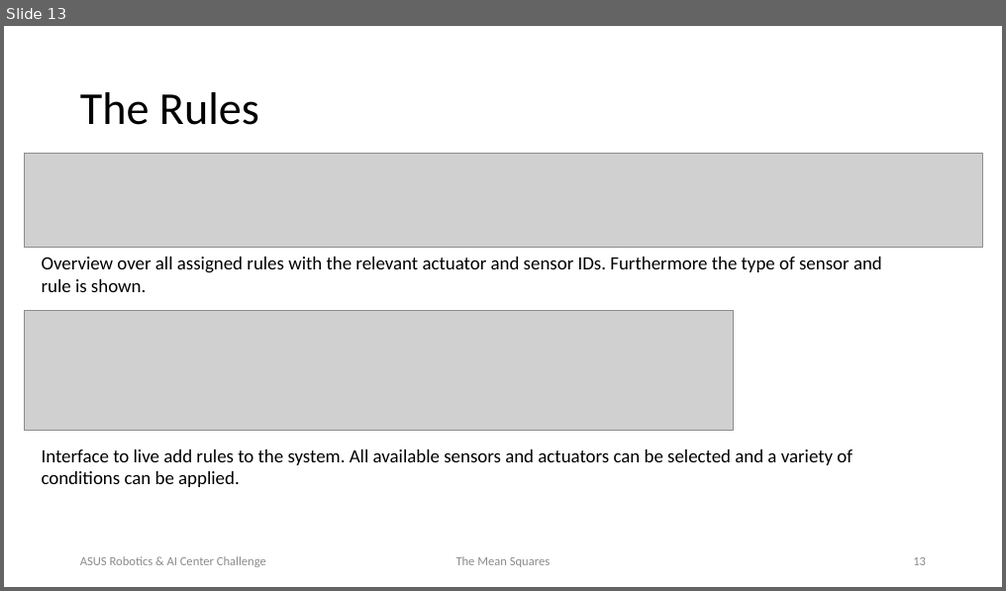
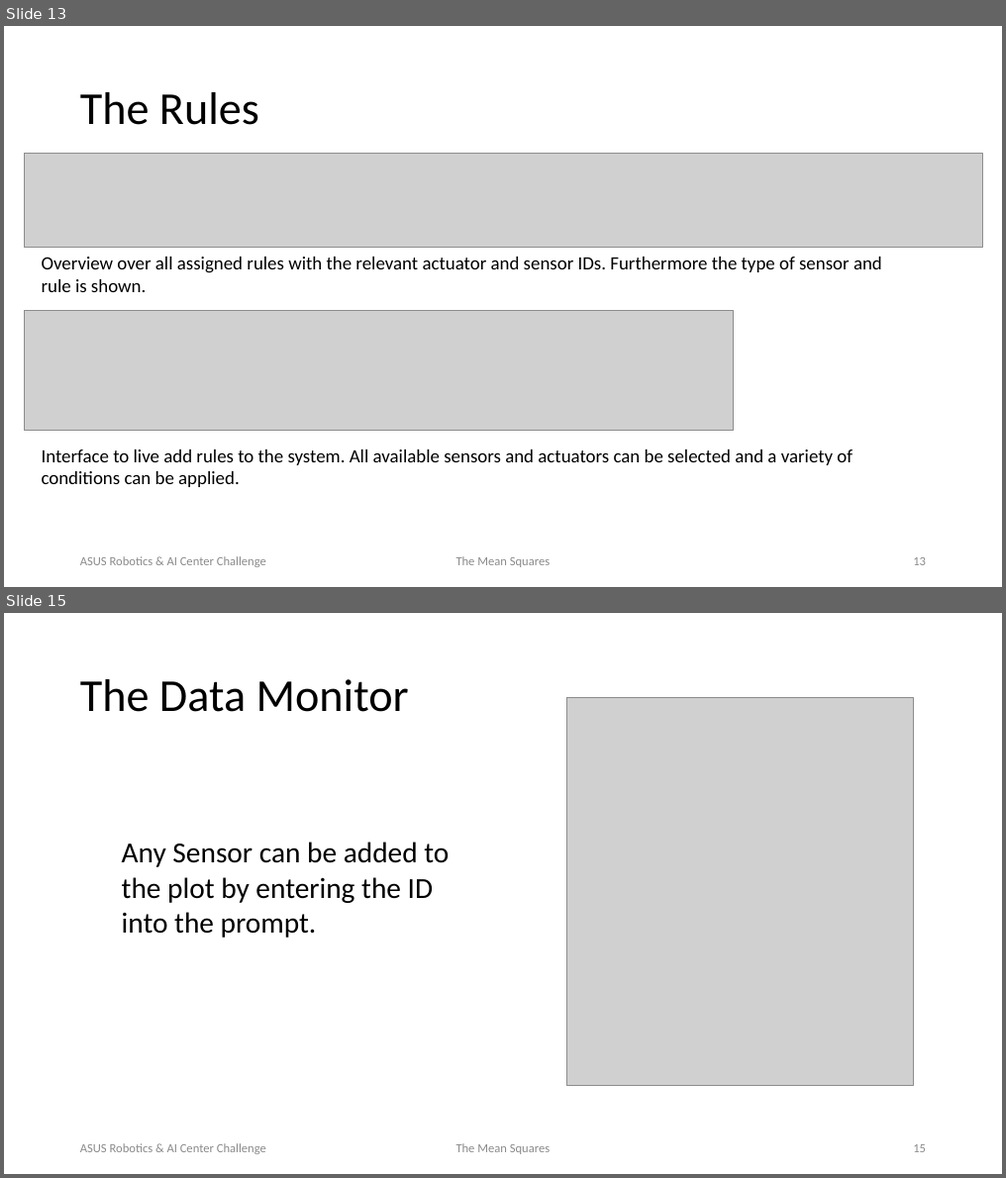
Before and after one commit to Karko93/Polyhack2020-Project, a slide deck: Documents/TheMeanSquares_ASUSChallenge.pptx. Shown one above the other, each under a label of ours: slide 13 before the commit, slides 13 and 15 after it; the slides between them are not shown. The pictures are 1006x591 and 1006x1178 pixels, drawn with LibreOffice and Linux fonts; fonts in the diff are those of the drawing; grey boxes stand for pictures; background and template pictures are left out. Boxes give left, top, right and bottom in pixels: in the first picture for what was removed or moved away, otherwise in the second. Text is boxed around its words. In the diff, an @@ line names an element or a change of style, - is before the commit and + after.

```diff
--- a/Documents/TheMeanSquares_ASUSChallenge.pptx
+++ b/Documents/TheMeanSquares_ASUSChallenge.pptx
@@ slide 15 added at [4, 613, 1002, 1174], background picture (left out) @@
@@ title added at [80, 679, 409, 712], 44 pt, text #000000 @@
+The Data Monitor
@@ picture added at [567, 697, 914, 1084] @@
@@ text added at [122, 842, 449, 938], 28 pt, text #000000 @@
+Any Sensor can be added to the plot by entering the ID into the prompt.
@@ text added at [80, 1144, 266, 1155], 12 pt, text #8C8C8C @@
+ASUS Robotics & AI Center Challenge
@@ text added at [456, 1144, 549, 1155], 12 pt, text #8C8C8C @@
+The Mean Squares
@@ page number added at [913, 1145, 926, 1153], 12 pt, text #8C8C8C @@
+15
```
Also in this commit, not shown: 2 slides changed, 1 other slide added, 1 other file.
